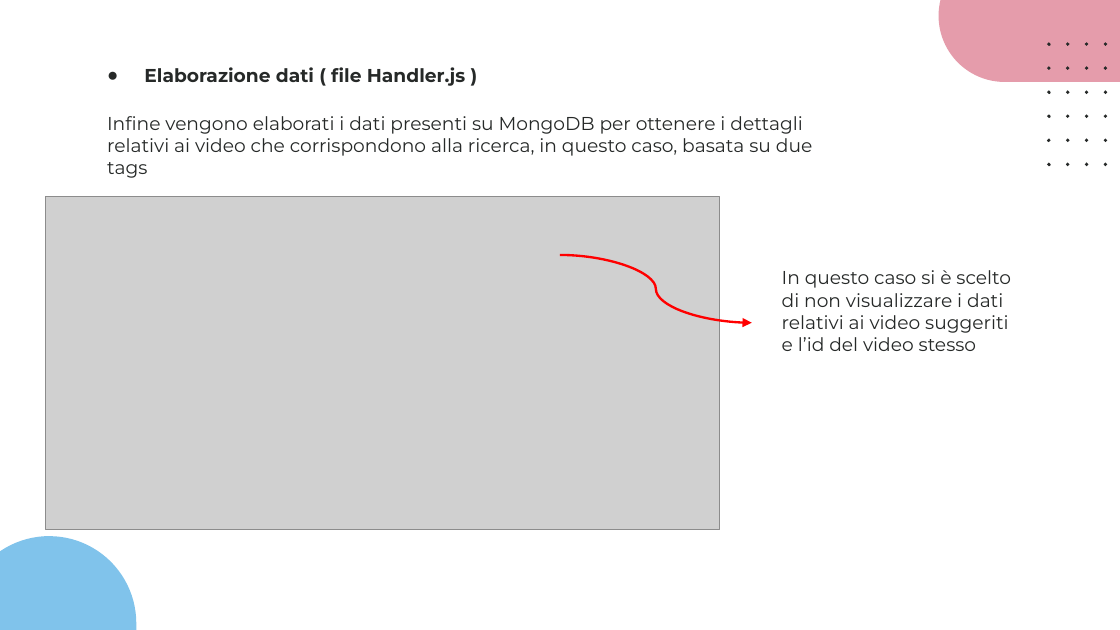
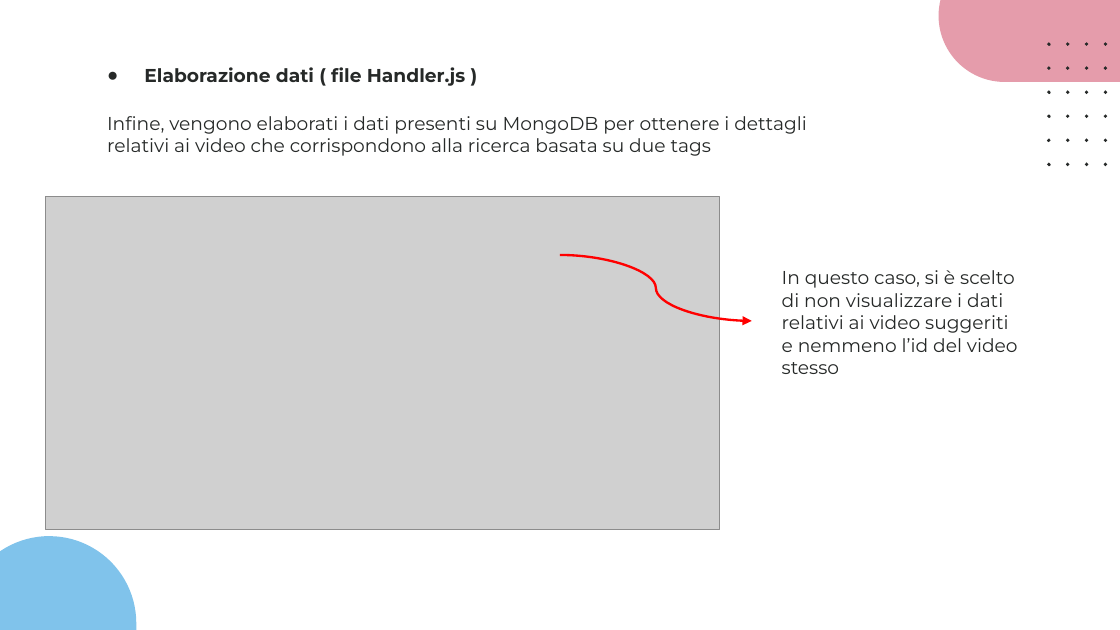
Before and after one commit to slocatelli30/CommuniTEDx, a slide deck: slide 34 of Progetto3.0/CommuniTEDx_3.0.pptx. Drawn at 1120x630 pixels with LibreOffice and Linux fonts; fonts in the diff are those of the drawing; grey boxes stand for pictures. Boxes give left, top, right and bottom in pixels: in the first picture for what was removed or moved away, otherwise in the second. Text is boxed around its words. In the diff, an @@ line names an element or a change of style, - is before the commit and + after.

```diff
--- a/Progetto3.0/CommuniTEDx_3.0.pptx
+++ b/Progetto3.0/CommuniTEDx_3.0.pptx
@@ text at box(107, 116, 807, 156): text changed @@
-Infine vengono elaborati i dati presenti su MongoDB per ottenere i dettagli relativi ai video che corrispondono alla ricerca, in questo caso, basata su due tags
+Infine, vengono elaborati i dati presenti su MongoDB per ottenere i dettagli relativi ai video che corrispondono alla ricerca basata su due tags
@@ curved arrow (560, 255) - (752, 321): route changed @@
@@ text at box(782, 270, 1018, 374): text changed @@
-In questo caso si è scelto di non visualizzare i dati relativi ai video suggeriti e l’id del video stesso
+In questo caso, si è scelto di non visualizzare i dati relativi ai video suggeriti e nemmeno l’id del video stesso
```
Also in this commit, not shown: 12 other slides changed, 1 other file.
